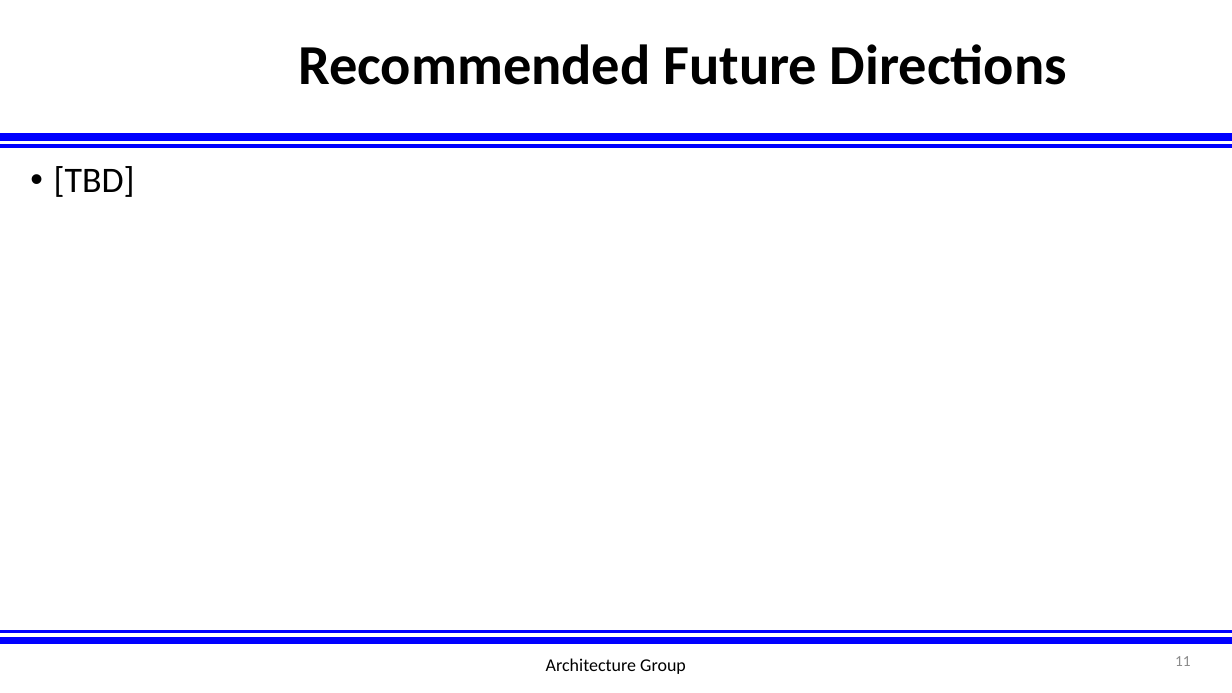
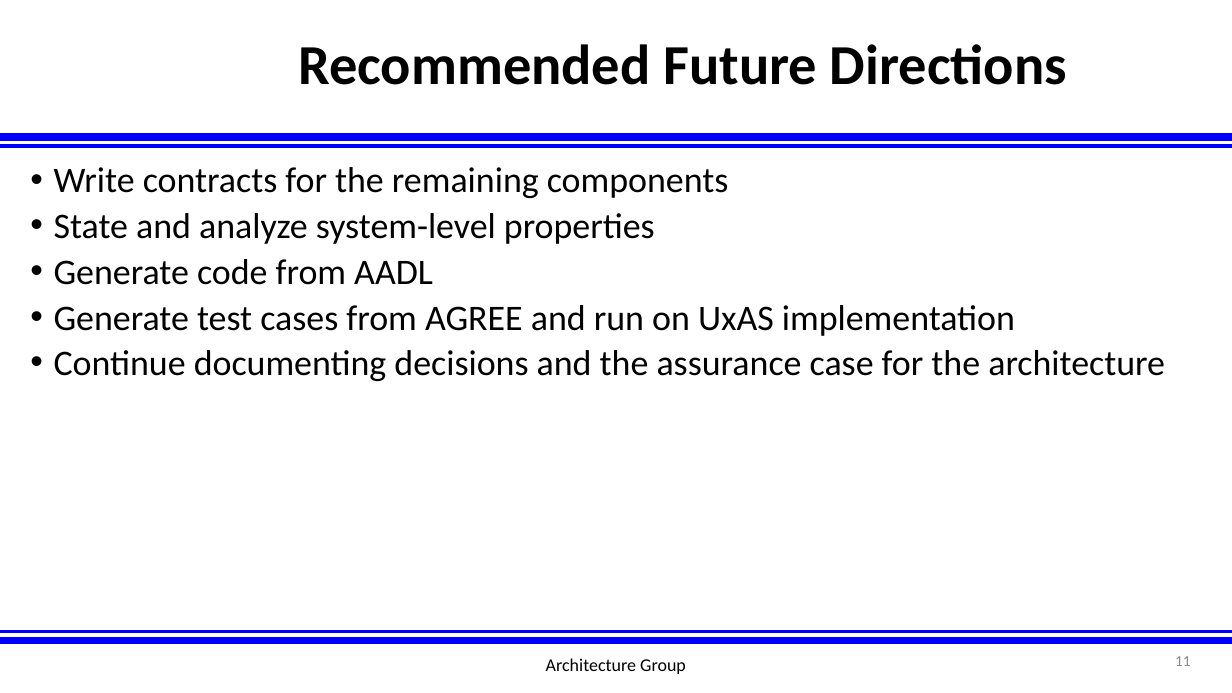
Before and after one commit to afrl-rq/OpenUxAS-SoI, a slide deck: slide 11 of presentations/S5_SoI_Architecture_Group.pptx. Drawn at 1232x693 pixels with LibreOffice and Linux fonts; fonts in the diff are those of the drawing; background and template pictures are left out. Boxes give left, top, right and bottom in pixels: in the first picture for what was removed or moved away, otherwise in the second. Text is boxed around its words. In the diff, an @@ line names an element or a change of style, - is before the commit and + after.

```diff
--- a/presentations/S5_SoI_Architecture_Group.pptx
+++ b/presentations/S5_SoI_Architecture_Group.pptx
@@ text at box(54, 167, 1165, 381): text changed @@
-• [TBD]
+• Write contracts for the remaining components
+• State and analyze system-level properties
+• Generate code from AADL
+• Generate test cases from AGREE and run on UxAS implementation
+• Continue documenting decisions and the assurance case for the architecture
```
Also in this commit, not shown: 7 other slides changed.
